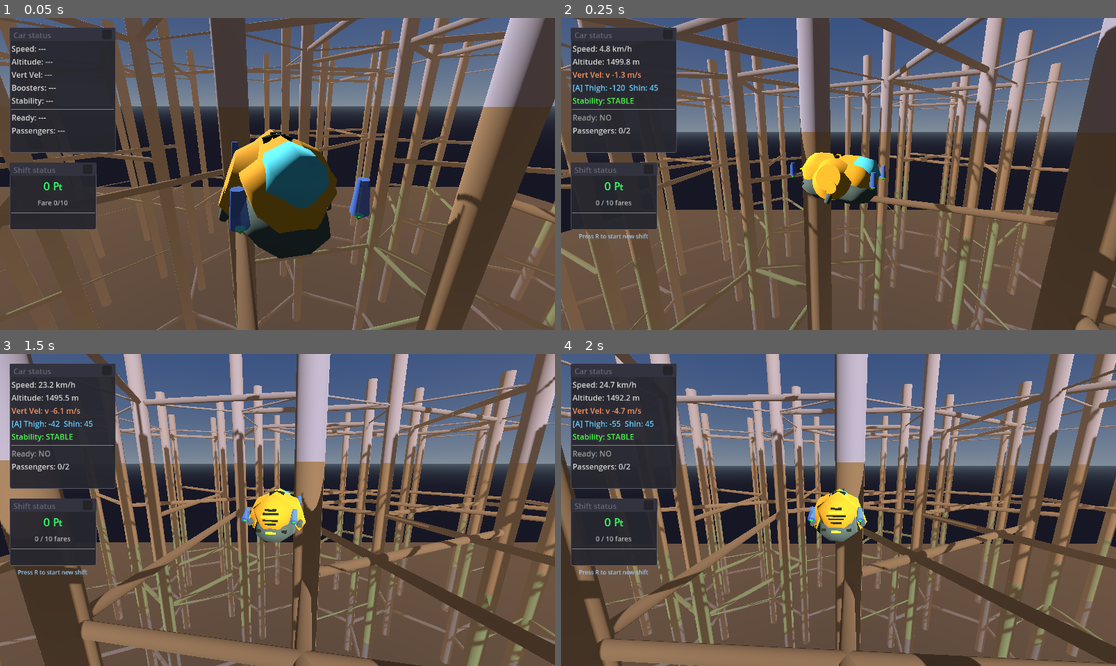
Above: before the commit, frames 1-4 (two rows, left to right).
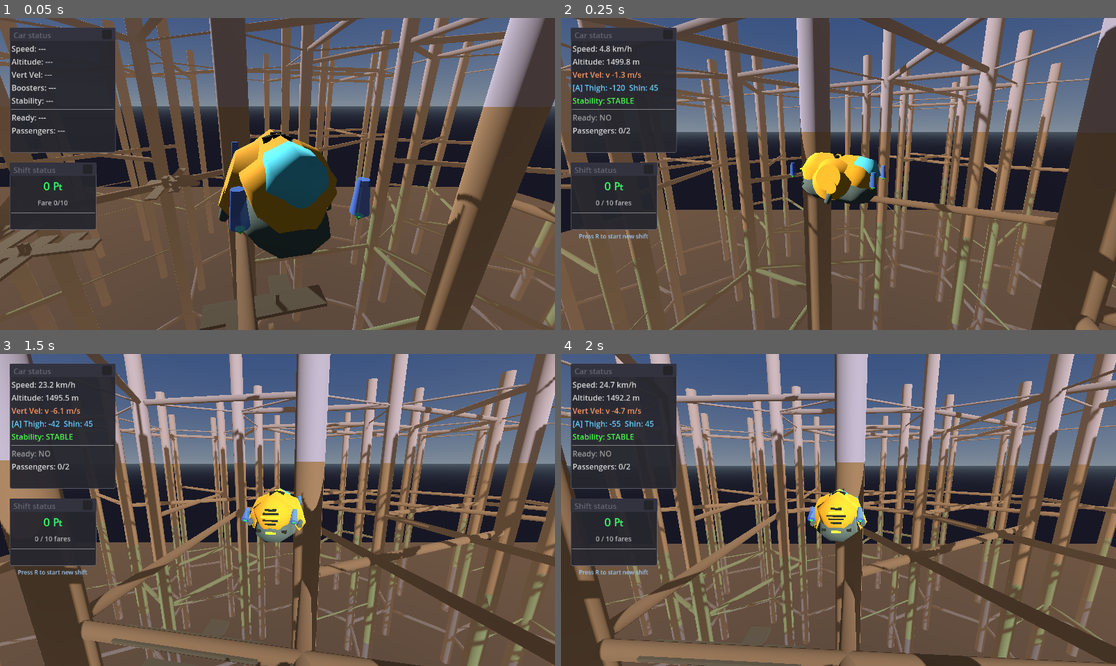
Above: after the commit, the same moments.

Repository: TaxiService/fcar
Game: Godot game, scene res://city/city_test.tscn
Two runs of this game, one before a commit and one after it. Both use one fixed random seed, a clock stepped at 60 frames per second and the inputs below. This scene is started directly instead of the project's main scene.
Inputs (mouse positions are in pixels of both pictures, inside the frame that each line leads up to):
- Up to frame 1 (0.05 s): no input
- Up to frame 2 (0.25 s): no input
- Up to frame 3 (1.5 s): tap R (toggle_ready_for_fares) at 0.5, 1.25 s; move the mouse to (305, 510) at 0.52 s; hold C (crouch) 0.53-1.28 s; hold W (forward) from 0.53 s (still down); click (305, 510) at 0.67 s; tap Space (jump) at 0.77 s; move the mouse to (249, 510) at 1.27 s; tap T (eject_passengers) at 1.35 s
- Up to frame 4 (2 s): keep holding W (forward); tap Space (jump) at 1.52 s

The runs differ from the first frame. In frame 1, 1.6% of the frame differs, in the area x 0-60%, y 48-100%; in frame 2, nothing differs; in frame 3, 0.9%; in frame 4, 0.7%.

Commit message:
Fix building generation: size filter, rotation, freed surface error
- Size filter now propagates at all depths (was only depth 0)
- Fix rotation alignment for block placement (handle vertical directions)
- Pass parent connection size when branching to children
- Seed direction changed to UP for vertical stacking on connectors
- Fix PeopleManager crash when SpawnSurface is freed during regeneration
- Add debug output and recursion safety limit to BuildingGenerator

Co-Authored-By: Claude Opus 4.5 <noreply@anthropic.com>

Diff:
--- a/PeopleManager.gd
+++ b/PeopleManager.gd
@@ -256,7 +256,12 @@
 
 
 func _try_spawn_on_surfaces():
+	# Clean up stale references (surfaces from freed building blocks)
+	registered_surfaces = registered_surfaces.filter(func(s): return is_instance_valid(s))
+
 	for surface in registered_surfaces:
+		if not surface.enabled:
+			continue
 		if surface.can_spawn_more():
 			# Decide: spawn solo person or group?
 			var wants_destination = randf() < spawn_with_destination_chance
--- a/city/BuildingGenerator.gd
+++ b/city/BuildingGenerator.gd
@@ -20,6 +20,7 @@
 
 var _rng: RandomNumberGenerator = RandomNumberGenerator.new()
 var _blocks_placed: int = 0  # Counter for hard limit
+var _recursion_count: int = 0  # Debug counter for catching infinite loops
 
 
 func _ready():
@@ -28,9 +29,11 @@
 
 func reset_counter():
 	_blocks_placed = 0
+	_recursion_count = 0
 
 
 func _load_block_library():
+	print("BuildingGenerator: Loading blocks from %s..." % blocks_folder)
 	block_library.clear()
 	block_data.clear()
 
@@ -44,6 +47,7 @@
 	while file_name != "":
 		if file_name.ends_with(".tscn"):
 			var path = blocks_folder + file_name
+			print("  Loading: %s" % file_name)
 			var scene = load(path) as PackedScene
 			if scene:
 				block_library.append(scene)
@@ -75,7 +79,7 @@
 				instance.queue_free()
 		file_name = dir.get_next()
 
-	print("BuildingGenerator: Loaded %d blocks from %s" % [block_library.size(), blocks_folder])
+	print("BuildingGenerator: Loaded %d blocks" % block_library.size())
 	for data in block_data:
 		print("  - %s (type=%d, connections=%d)" % [data.path.get_file(), data.type, data.connection_count])
 
@@ -104,8 +108,13 @@
 
 
 # Grow a building structure from a seed point
-# size_filter: "small", "medium", "large", or "any" - only used at depth 0
+# size_filter: "small", "medium", "large", or "any" - used at all depths
 func _grow_from_seed(position: Vector3, direction: Vector3, biome_idx: int, depth: int, size_filter: String = "any"):
+	_recursion_count += 1
+	if _recursion_count > 10000:
+		push_error("BuildingGenerator: Recursion limit hit!")
+		return
+
 	# Hard limits
 	if depth >= max_growth_depth:
 		return
@@ -117,8 +126,8 @@
 	if valid_blocks.is_empty():
 		return
 
-	# At depth 0, filter by required connection size (uses cached data)
-	if depth == 0 and size_filter != "any":
+	# Filter by required connection size (uses cached data)
+	if size_filter != "any":
 		valid_blocks = valid_blocks.filter(func(b):
 			match size_filter:
 				"small": return b.has_small
@@ -156,7 +165,7 @@
 	else:
 		# Find a connection point that can connect (matching size, compatible direction)
 		var target_dir = -direction  # We want to connect TO the seed
-		var anchor = _find_compatible_connection(connections, target_dir, size_filter if depth == 0 else "any")
+		var anchor = _find_compatible_connection(connections, target_dir, size_filter)
 
 		if anchor == null:
 			# No compatible connection - remove block and abort
@@ -175,7 +184,15 @@
 			var world_pos = block_instance.get_connection_world_position(conn)
 			var world_dir = block_instance.get_connection_world_direction(conn)
 			block_instance.mark_connection_used(conn)
-			_grow_from_seed(world_pos, world_dir, biome_idx, depth + 1)
+			# Determine size filter from parent connection (use largest available)
+			var child_size_filter = "any"
+			if conn.size_large:
+				child_size_filter = "large"
+			elif conn.size_medium:
+				child_size_filter = "medium"
+			elif conn.size_small:
+				child_size_filter = "small"
+			_grow_from_seed(world_pos, world_dir, biome_idx, depth + 1, child_size_filter)
 
 
 # Find a connection point that matches size and can align with target direction
@@ -221,16 +238,21 @@
 # Align a block so its connection point is at target_pos facing target_dir
 # Only rotates around Y axis - connection point markers encode their own angles
 func _align_block_to_direction(block: BuildingBlock, conn: ConnectionPoint, target_pos: Vector3, target_dir: Vector3):
-	# Get Y-angle of target direction (where we're connecting FROM)
-	var target_yaw = atan2(target_dir.x, target_dir.z)
-
-	# Get Y-angle of connection point's local direction
-	var conn_local_dir = -conn.basis.z  # Connection points face inward, so negate
-	var conn_yaw = atan2(conn_local_dir.x, conn_local_dir.z)
-
-	# Rotate block around Y to align connection with target
-	# We want conn direction to face OPPOSITE to target (they meet in the middle)
-	block.rotation.y = target_yaw - conn_yaw + PI
+	# target_dir points from parent TOWARD child position (= -direction passed to _grow_from_seed)
+	# Child's connection INWARD direction (cone) should point INTO child = same as target_dir
+	# This ensures child is positioned BEYOND the connection point, not inside parent
+
+	# Get horizontal components for Y-rotation calculation
+	var target_horiz = Vector2(target_dir.x, target_dir.z)
+	var conn_local_dir = -conn.basis.z  # Local inward direction
+	var conn_horiz = Vector2(conn_local_dir.x, conn_local_dir.z)
+
+	# Only rotate if there's meaningful horizontal component (skip for pure vertical)
+	if target_horiz.length() > 0.1 and conn_horiz.length() > 0.1:
+		var target_yaw = atan2(target_dir.x, target_dir.z)
+		var conn_yaw = atan2(conn_local_dir.x, conn_local_dir.z)
+		block.rotation.y = target_yaw - conn_yaw
+	# For vertical connections, keep default rotation (no Y rotation needed)
 
 	# Position block so connection point lands at target_pos
 	var rotated_offset = block.basis * conn.position
--- a/city/CityGenerator.gd
+++ b/city/CityGenerator.gd
@@ -641,11 +641,8 @@
 			var t = start_offset + building_seed_spacing * i
 			var seed_pos = start + dir_normalized * t
 
-			# Perpendicular direction for growth (alternate sides)
-			var up = Vector3.UP
-			var side = dir_normalized.cross(up).normalized()
-			if i % 2 == 1:
-				side = -side
+			# Growth direction: UP for vertical pillars/floors to stack on connectors
+			var growth_dir = Vector3.UP
 
 			# Count blocks before
 			var before = building_generator.get_child_count()
@@ -654,7 +651,7 @@
 			var size_filter = crosslink_seed_size if not is_edge else edge_seed_size
 
 			# Grow building from this seed
-			building_generator._grow_from_seed(seed_pos, side, biome_idx, 0, size_filter)
+			building_generator._grow_from_seed(seed_pos, growth_dir, biome_idx, 0, size_filter)
 
 			# Count blocks placed
 			var placed = building_generator.get_child_count() - before
--- a/city/building/floor_1x1.tscn
+++ b/city/building/floor_1x1.tscn
@@ -21,7 +21,7 @@
 transform = Transform3D(1, 0, 0, 0, 1, 0, 0, 0, 1, 0, 2.5432281, 0)
 script = ExtResource("2_fkvty")
 enabled = true
-max_people = 23
+max_people = 7
 color_set_index = 2
 bounds_size = Vector3(30, 0, 30)
 
--- a/city/building/floor_1x3.tscn
+++ b/city/building/floor_1x3.tscn
@@ -21,7 +21,7 @@
 transform = Transform3D(1, 0, 0, 0, 1, 0, 0, 0, 1, 0, 2.5432281, 0)
 script = ExtResource("2_c3me5")
 enabled = true
-max_people = 69
+max_people = 21
 bounds_size = Vector3(80, 0, 25)
 
 [node name="CollisionShape3D" type="CollisionShape3D" parent="."]
